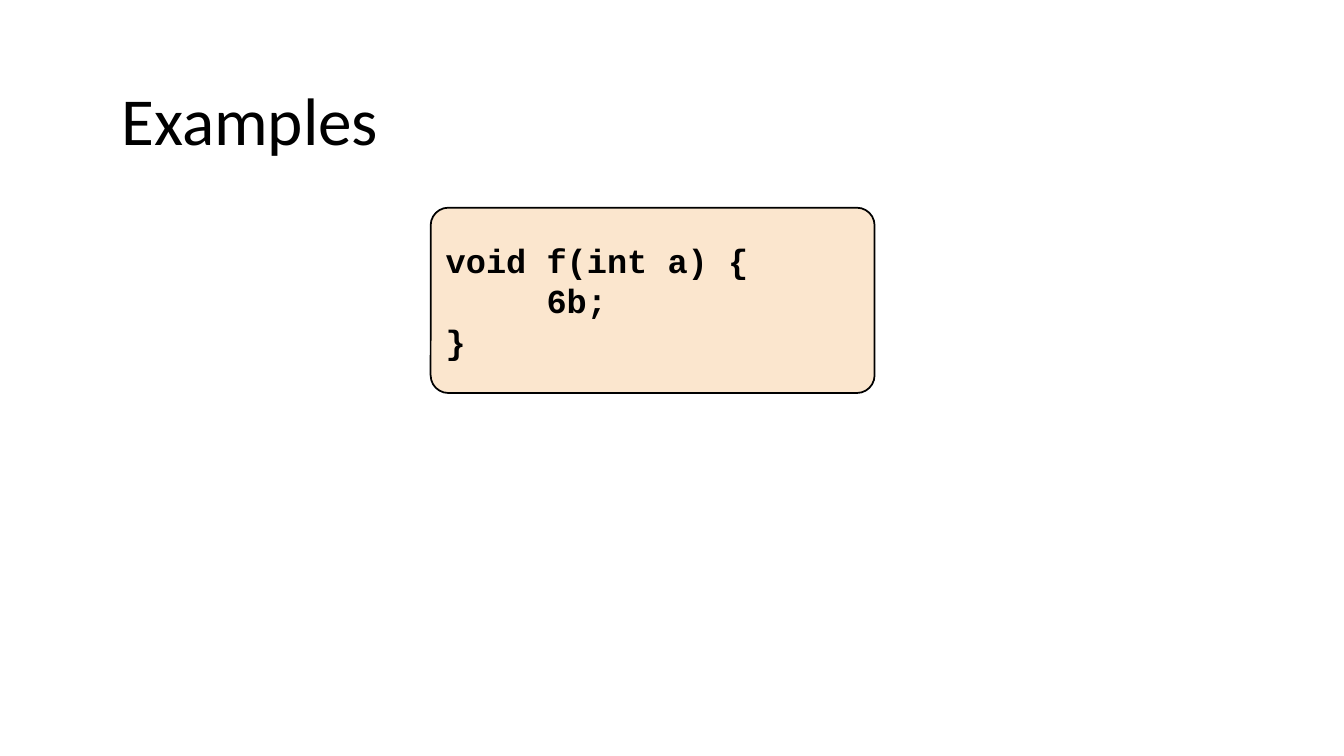
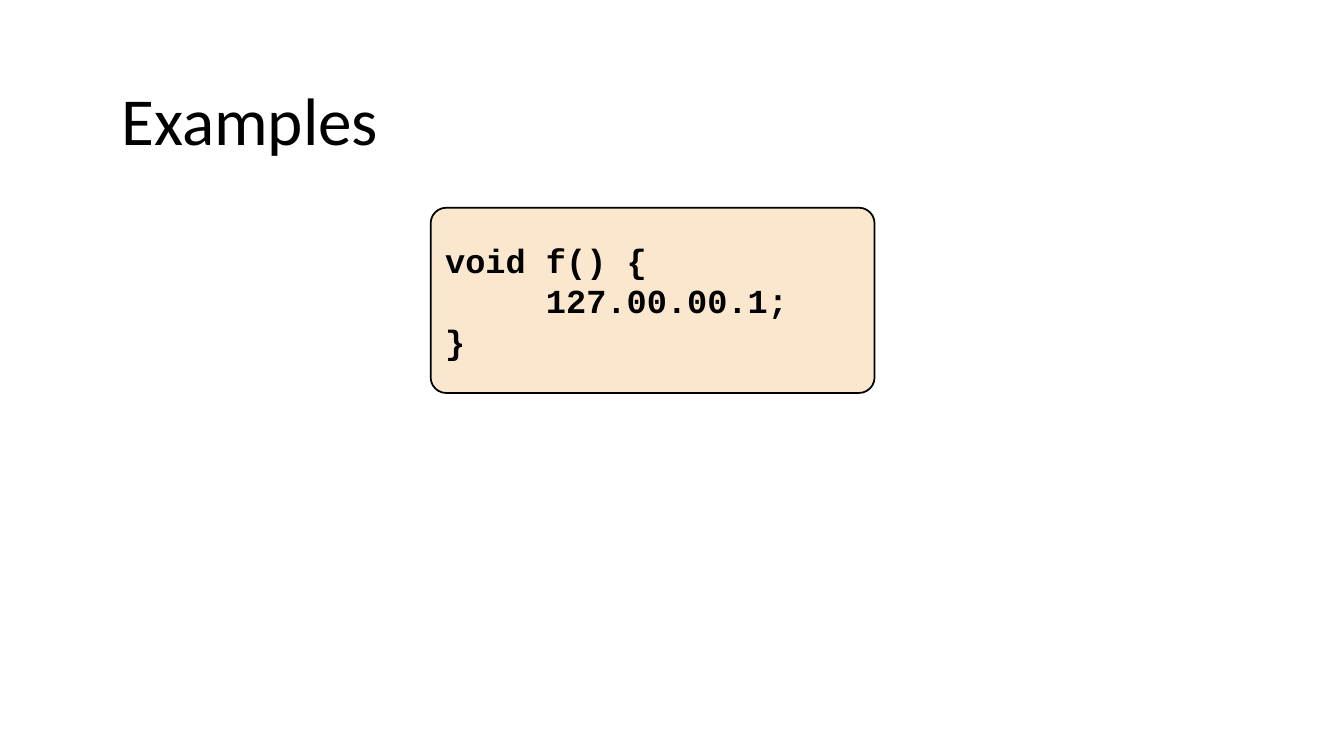
Before and after one commit to nivshani/compilation, a slide deck: slide 38 of new_slides/lexical_analysis.pptx (slide 16 before the commit). Drawn at 1344x756 pixels with LibreOffice and Linux fonts; fonts in the diff are those of the drawing. Boxes give left, top, right and bottom in pixels: in the first picture for what was removed or moved away, otherwise in the second. Text is boxed around its words. In the diff, an @@ line names an element or a change of style, - is before the commit and + after.

```diff
--- a/new_slides/lexical_analysis.pptx
+++ b/new_slides/lexical_analysis.pptx
@@ rounded rectangle "void f() {" at (431, 208, 874, 393): proportions changed @@
@@ text in rounded rectangle at (445, 249, 788, 319): text changed @@
-void f(int a) {
-6b;
+void f() {
+127.00.00.1;
```
Also in this commit, not shown: 44 other slides changed, 1 slide added, 3 slides removed, 1 other file.
